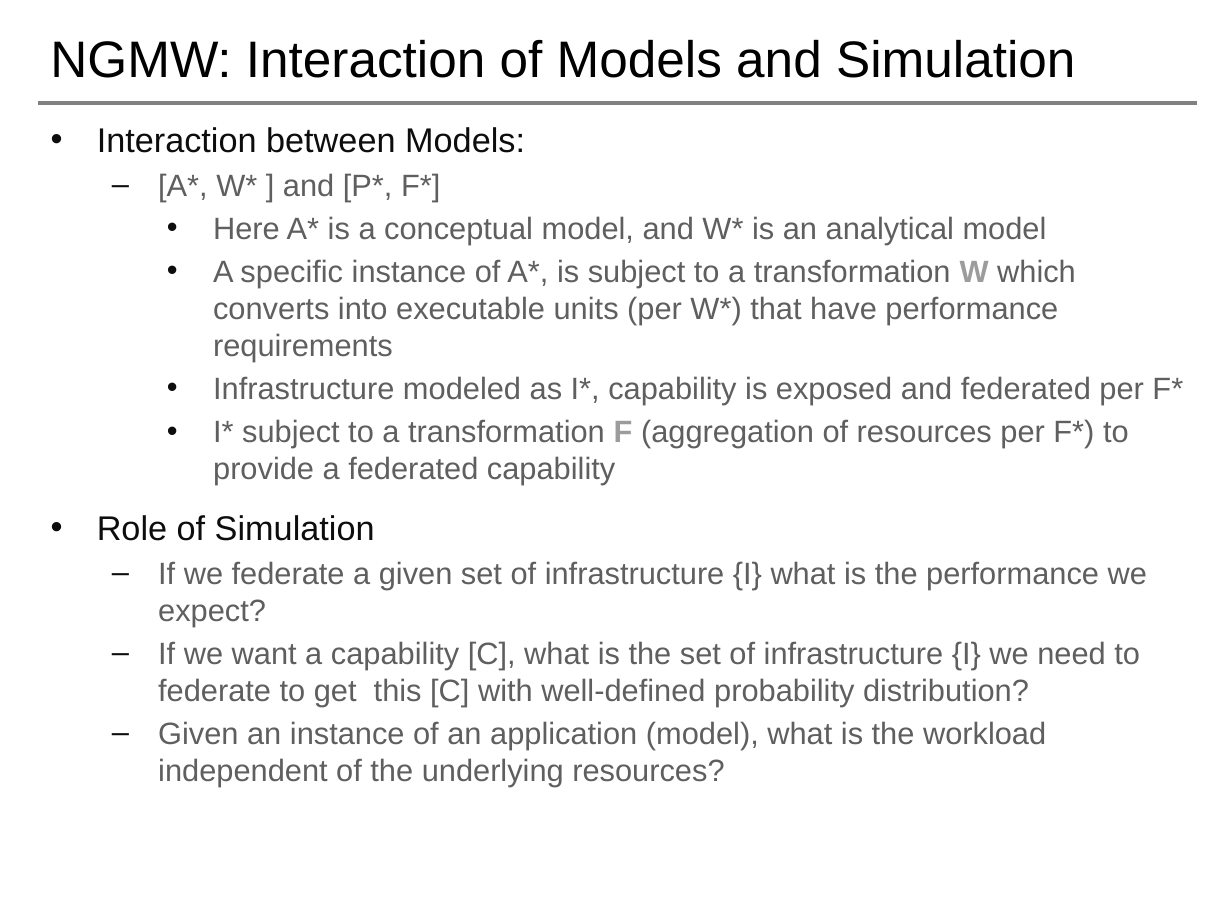
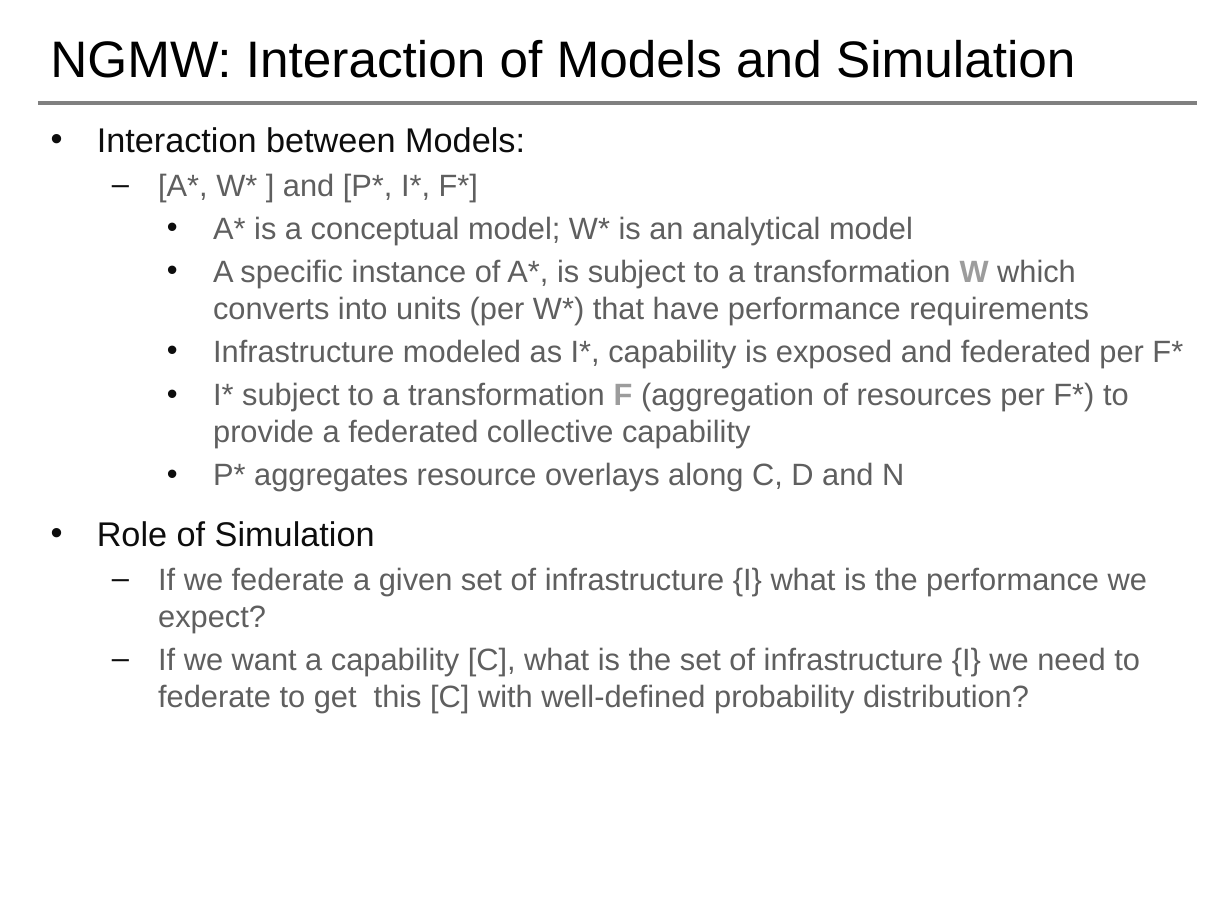
Before and after one commit to saga-project/NGMW, a slide deck: slide 20 of presentations/radical-modsim.pptx (slide 21 before the commit). Drawn at 1232x924 pixels with LibreOffice and Linux fonts; fonts in the diff are those of the drawing; background and template pictures are left out. Boxes give left, top, right and bottom in pixels: in the first picture for what was removed or moved away, otherwise in the second. Text is boxed around its words. In the diff, an @@ line names an element or a change of style, - is before the commit and + after.

```diff
--- a/presentations/radical-modsim.pptx
+++ b/presentations/radical-modsim.pptx
@@ text at (158,173,1089,325): text changed @@
-  – [A*, W* ] and [P*, F*]
-    • Here A* is a conceptual model, and W* is an analytical model
-    • A specific instance of A*, is subject to a transformation W which converts into executable units (per W*) that have performance requirements
+  – [A*, W* ] and [P*, I*, F*]
+    • A* is a conceptual model; W* is an analytical model
+    • A specific instance of A*, is subject to a transformation W which converts into units (per W*) that have performance requirements
@@ text at (213,382,1129,491): text changed @@
-    • I* subject to a transformation F (aggregation of resources per F*) to provide a federated capability
+    • I* subject to a transformation F (aggregation of resources per F*) to provide a federated collective capability
+    • P* aggregates resource overlays along C, D and N
@@ text at (158,721,1046,787): paragraph removed @@
-  – Given an instance of an application (model), what is the workload independent of the underlying resources?
```
Also in this commit, not shown: 9 other slides changed, 1 slide removed.
